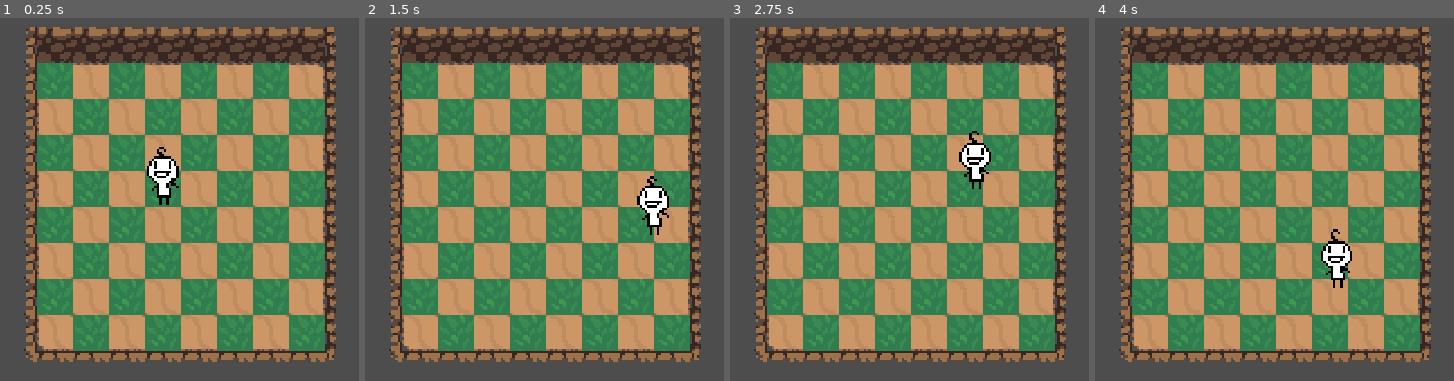
Above: before the commit, frames 1-4 (left to right).
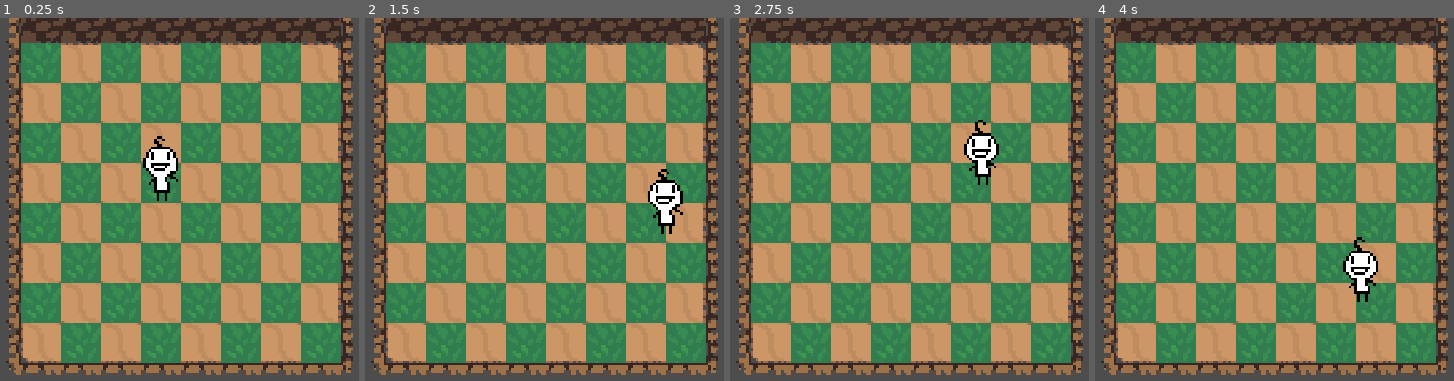
Above: after the commit, the same moments.

Repository: esp-ahz/demo
Game: Godot game, scene res://demo_map/demo_map.tscn
Same seed, same stepped clock (60 frames per second), same inputs: the game is played once before the commit and once after it.
Inputs (mouse positions are in pixels of both pictures, inside the frame that each line leads up to):
- Up to frame 1 (0.25 s): no input
- Up to frame 2 (1.5 s): tap Enter at 0.5 s; move the mouse to (720, 221) at 0.52 s; click (720, 221) at 0.67 s; move the mouse to (386, 264) at 1.27 s; click (386, 264) at 1.42 s
- Up to frame 3 (2.75 s): move the mouse to (992, 145) at 2.02 s; click (992, 145) at 2.17 s
- Up to frame 4 (4 s): move the mouse to (1235, 333) at 2.77 s; click (1235, 333) at 2.92 s; move the mouse to (outside the picture) at 3.52 s; click (outside the picture) at 3.67 s

The runs differ from the first frame. In frame 1, 47% of the frame differs, in the area x 1-99%, y 0-99%; in frame 2, 47%; in frame 3, 47%; in frame 4, 47%.

Commit message:
现在可以用鼠标中键控制镜头移动和缩放（中国人说中国话）

Diff:
--- /dev/null
+++ b/demo_map/Camera.gd
@@ -0,0 +1,52 @@
+extends Camera2D
+
+
+# Called when the node enters the scene tree for the first time.
+func _ready():
+	pass # Replace with function body.
+
+var pull = false
+var mousePos
+var moving
+var currentPos
+
+# Called every frame. 'delta' is the elapsed time since the previous frame.
+func _process(delta):
+	#if Input.is_action_just_released("ScrollUp"):
+	#	if zoom.x >= 0.8 and zoom.y >= 0.8:
+	#		zoom.x -= 0.2
+	#		zoom.y -= 0.2
+	#if Input.is_action_just_released("ScrollDown"):
+	#	if zoom.x <= 4 and zoom.y <= 4:
+	#		zoom.x += 0.2
+	#		zoom.y += 0.2
+	#if Input.is_action_just_pressed("LMB"):
+	#	mousePos = get_global_mouse_position()
+	#if Input.is_action_pressed("LMB"):
+	#	currentPos = get_global_mouse_position()
+	#	offset.x -= currentPos.x-mousePos.x
+	#	offset.y -= currentPos.y - mousePos.y
+
+	if moving:
+		currentPos = get_global_mouse_position()
+		offset.x -= currentPos.x - mousePos.x
+		offset.y -= currentPos.y - mousePos.y
+
+	pass
+
+
+func _input(event):
+	if event is InputEventMouseButton and event.button_index == MOUSE_BUTTON_MIDDLE and event.is_pressed():
+		mousePos = get_global_mouse_position()
+		moving = true
+	if event is InputEventMouseButton and event.button_index == MOUSE_BUTTON_MIDDLE and !event.is_pressed():
+		moving = false
+	if event is InputEventMouseButton and event.button_index == MOUSE_BUTTON_WHEEL_UP:
+		if zoom.x >= 0.8 and zoom.y >= 0.8:
+			zoom.x -= 0.1
+			zoom.y -= 0.1
+	if event is InputEventMouseButton and event.button_index == MOUSE_BUTTON_WHEEL_DOWN:
+		if zoom.x <= 1.8 and zoom.y <= 1.8:
+			zoom.x += 0.1
+			zoom.y += 0.1
+	pass
--- a/demo_map/demo_map.tscn
+++ b/demo_map/demo_map.tscn
@@ -9,6 +9,7 @@
 [ext_resource type="Texture2D" uid="uid://d0nipiwnu3gd8" path="res://Shadows/SmallShadow.png" id="7_ucudb"]
 [ext_resource type="Script" path="res://demo_map/TileMap.gd" id="8_ucclh"]
 [ext_resource type="PackedScene" uid="uid://ckr5f1dlayii2" path="res://player_dummy/player_dummy.tscn" id="9_sxw15"]
+[ext_resource type="Script" path="res://demo_map/Camera.gd" id="9_tnmja"]
 
 [sub_resource type="TileSetAtlasSource" id="TileSetAtlasSource_6ttqc"]
 texture = ExtResource("1_orohg")
@@ -277,7 +278,7 @@
 
 [node name="Camera2D" type="Camera2D" parent="."]
 position = Vector2(384, 480)
-zoom = Vector2(0.9, 0.9)
+script = ExtResource("9_tnmja")
 
 [node name="CharacterBody2D" parent="." instance=ExtResource("9_sxw15")]
 position = Vector2(144, 144)
Not shown: 1 places in demo_map/demo_map.tscn that only renumber resources
